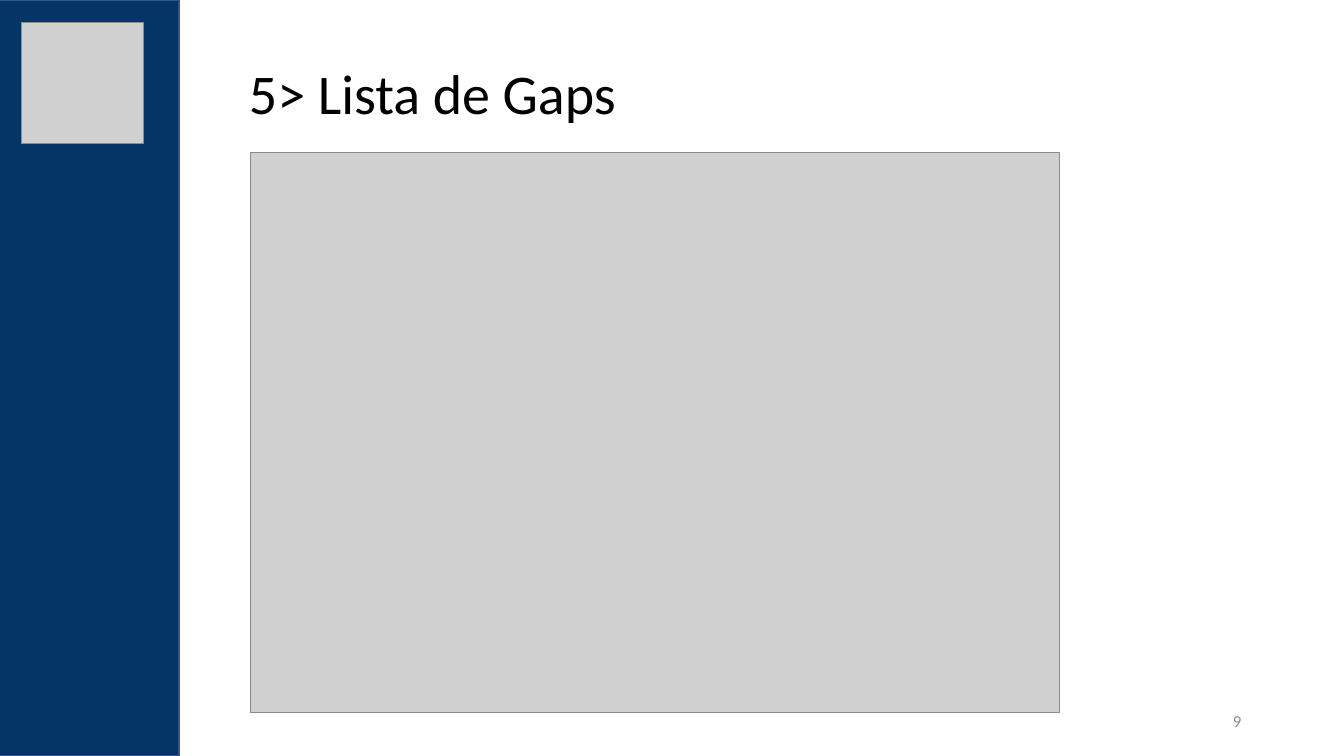
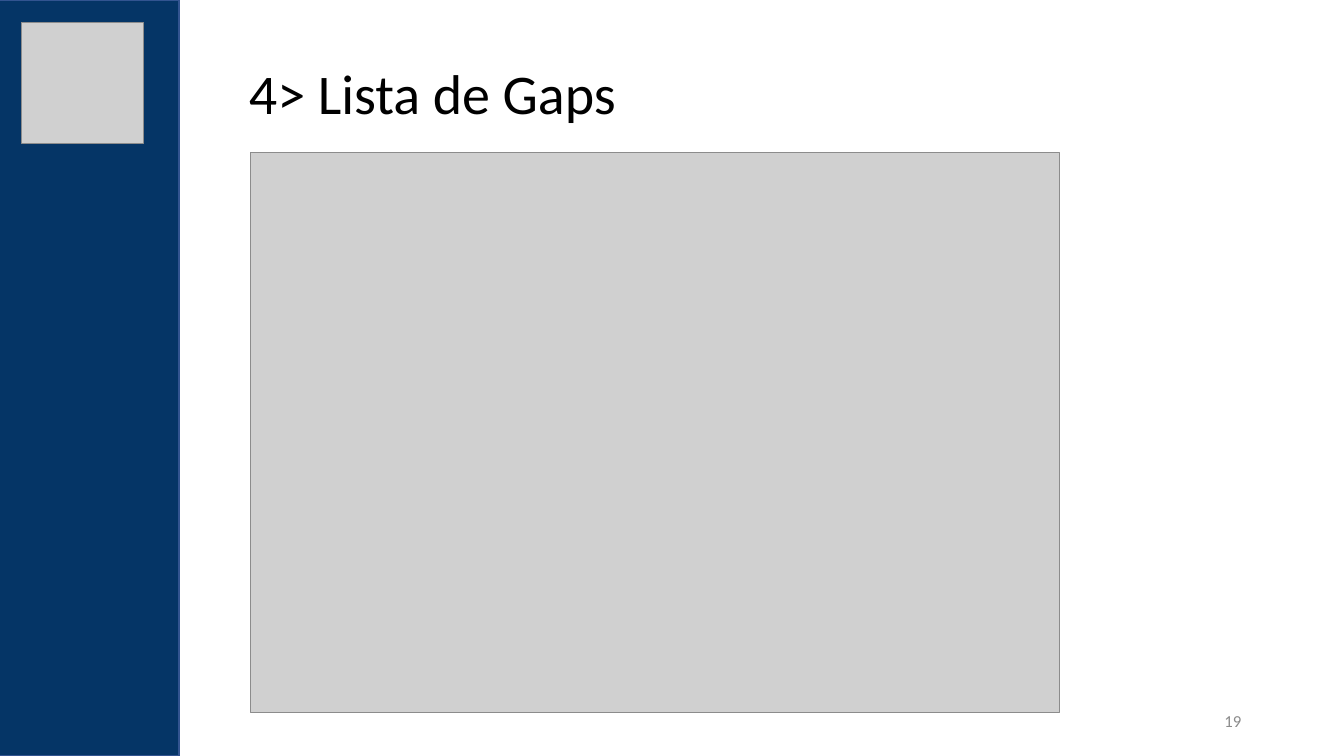
Before and after one commit to rodrigogermano/InfNetArquiteturaCorporativa, a slide deck: slide 19 of Apresentacao/PGPARQ01C1-2N-P1-projeto-final.pptx (slide 9 before the commit). Drawn at 1344x756 pixels with LibreOffice and Linux fonts; fonts in the diff are those of the drawing; grey boxes stand for pictures. Boxes give left, top, right and bottom in pixels: in the first picture for what was removed or moved away, otherwise in the second. Text is boxed around its words. In the diff, an @@ line names an element or a change of style, - is before the commit and + after.

```diff
--- a/Apresentacao/PGPARQ01C1-2N-P1-projeto-final.pptx
+++ b/Apresentacao/PGPARQ01C1-2N-P1-projeto-final.pptx
@@ text at (249, 75, 616, 123): text changed @@
-5> Lista de Gaps
+4> Lista de Gaps
@@ page number at (1224, 716, 1241, 727): text changed @@
-9
+19
```
Also in this commit, not shown: 6 other slides changed, 10 slides added, 2 other files.
